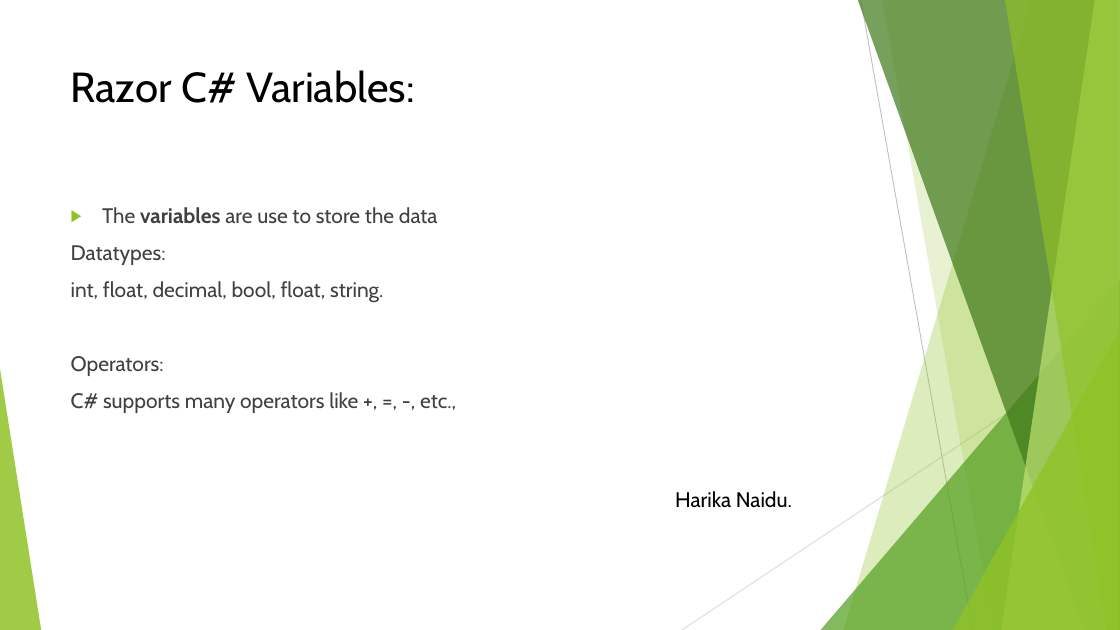
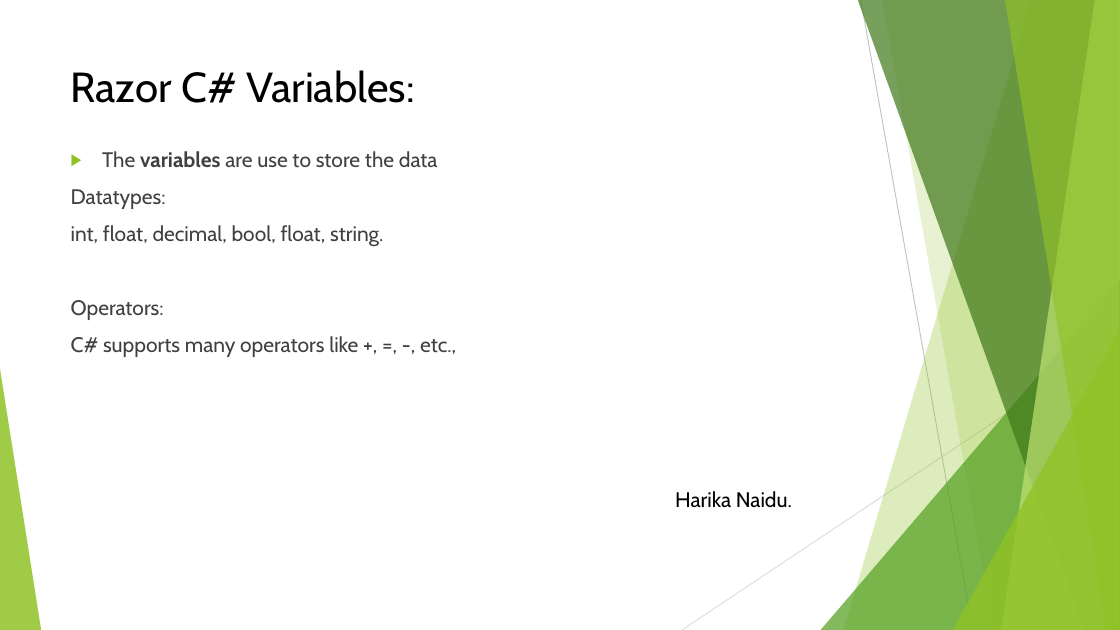
Before and after one commit to Harika1995/Razor-Views, a slide deck: slide 7 of Razor views.pptx. Drawn at 1120x630 pixels with LibreOffice and Linux fonts; fonts in the diff are those of the drawing. Boxes give left, top, right and bottom in pixels: in the first picture for what was removed or moved away, otherwise in the second. Text is boxed around its words. In the diff, an @@ line names an element or a change of style, - is before the commit and + after.

Commit message:
commit changes for ppt for my slides relating the razor syntax

```diff
--- a/Razor views.pptx
+++ b/Razor views.pptx
@@ text "The variables are use to ...": place and size @@
-text "The variables are use to ..." at <box>71,207,456,413</box>
+text "The variables are use to ..." at <box>71,151,456,357</box>
```
Also in this commit, not shown: 5 other slides changed, 8 slides added, 2 slides removed.
